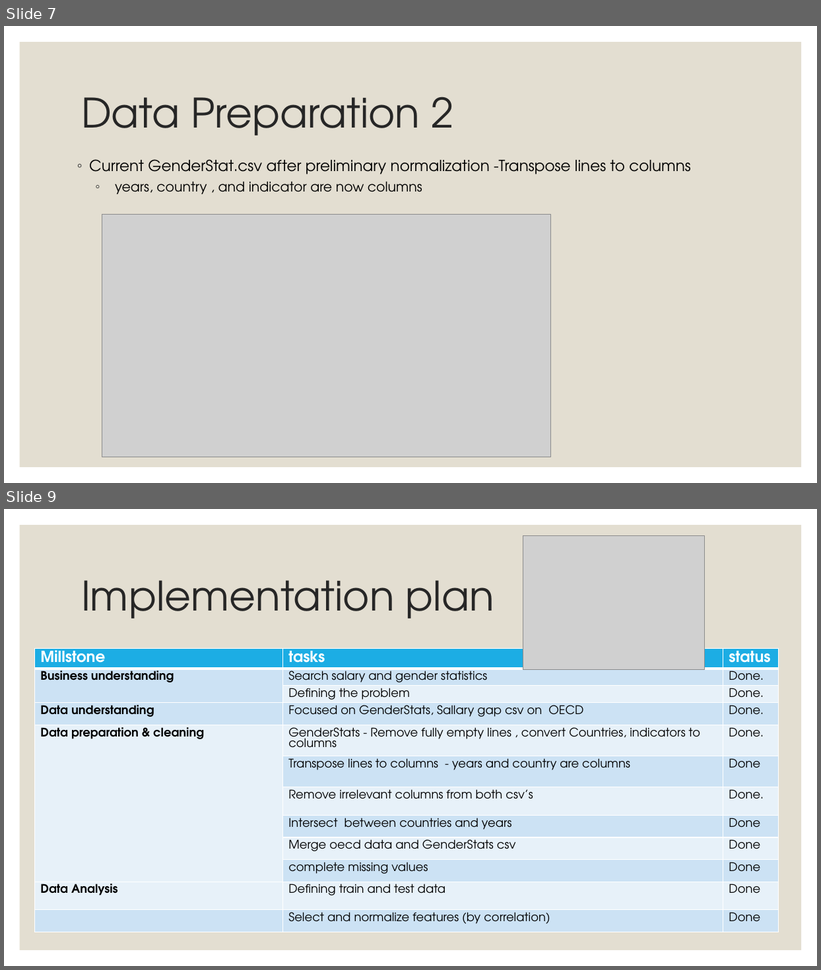
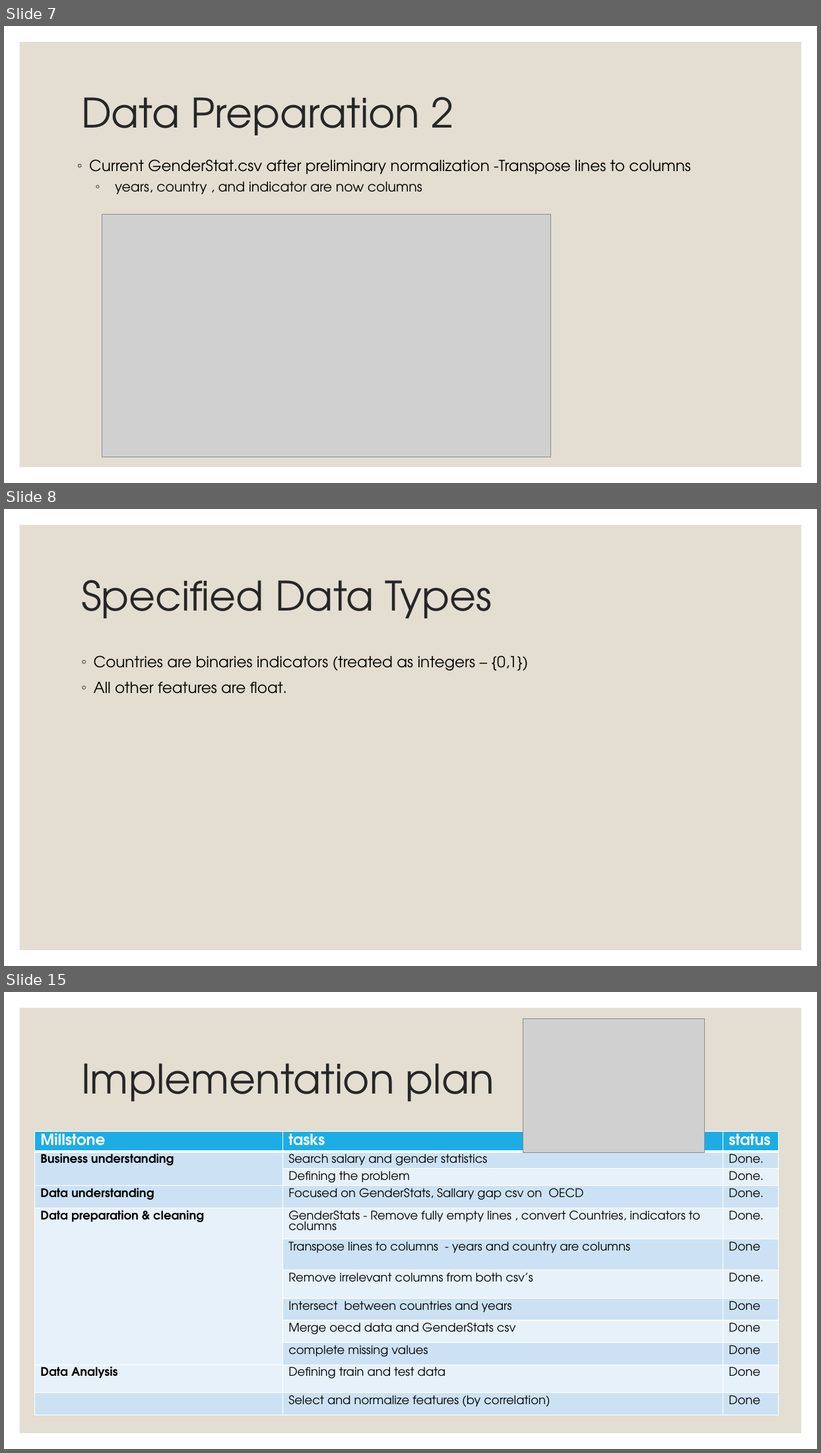
Before and after one commit to EylonSaadon/DataScienceWorkShop, a slide deck: Sallary gap predictionfrom Presentation 1_1_17.pptx. Shown one above the other, each under a label of ours: slides 7 and 9 before the commit, slides 7, 8 and 15 after it; the slides between them are not shown. The pictures are 821x970 and 821x1453 pixels, drawn with LibreOffice and Linux fonts; fonts in the diff are those of the drawing; grey boxes stand for pictures. Boxes give left, top, right and bottom in pixels: in the first picture for what was removed or moved away, otherwise in the second. Text is boxed around its words. In the diff, an @@ line names an element or a change of style, - is before the commit and + after.

```diff
--- a/Sallary gap predictionfrom Presentation 1_1_17.pptx
+++ b/Sallary gap predictionfrom Presentation 1_1_17.pptx
@@ slide 8 added at <box>4,509,817,966</box>, background #FFFFFF; not listed: 1 template element that a slide beside it also shows @@
@@ title added at <box>81,580,492,619</box>, 48 pt, text #262626 @@
+Specified Data Types
@@ text added at <box>94,656,529,694</box>, 18 pt, text #000000 @@
+◦ Countries are binaries indicators (treated as integers – {0,1})
+◦ All other features are float.
@@ what was slide 9 is now slide 15 @@
```
Also in this commit, not shown: 2 slides changed, 5 other slides added.
